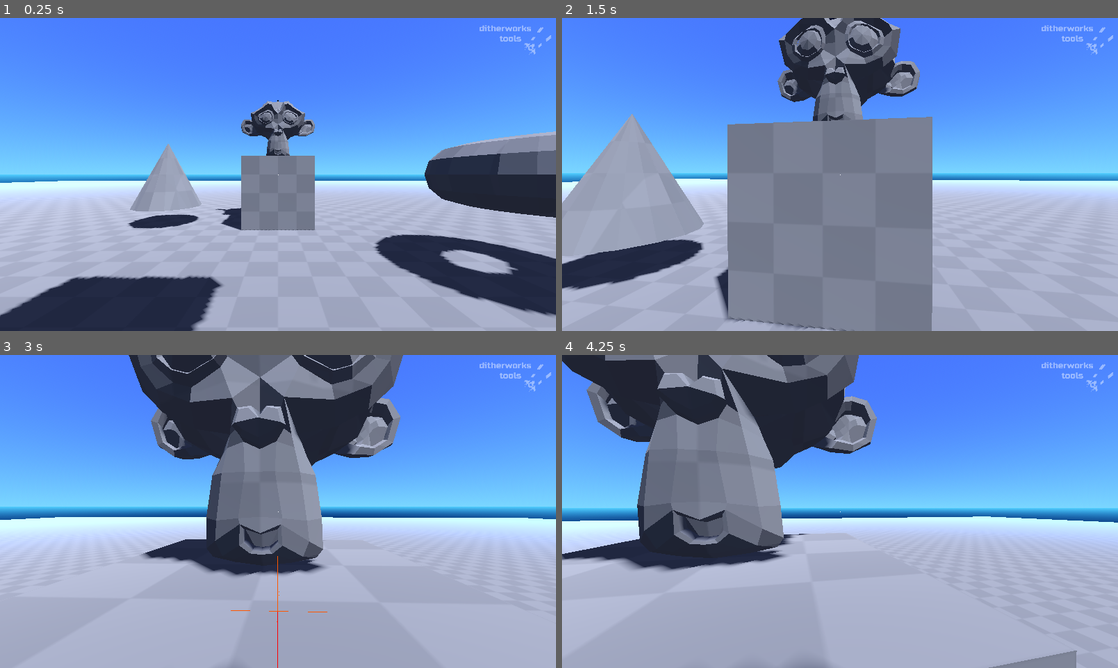
Above: before the commit, frames 1-4 (two rows, left to right).
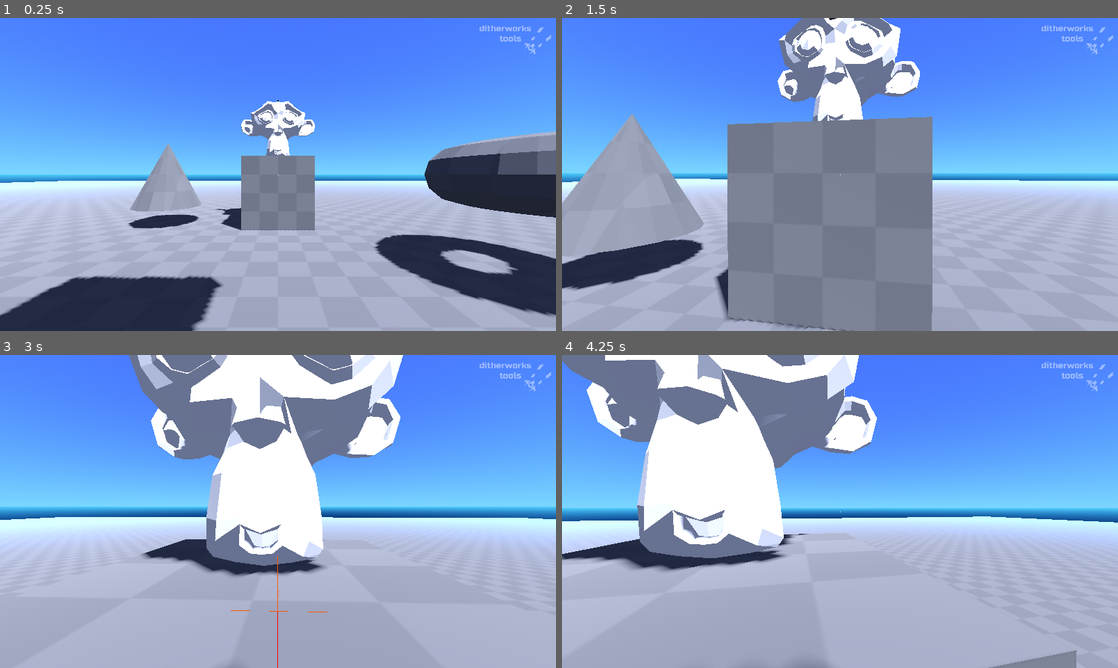
Above: after the commit, the same moments.

Repository: ditherworks/ditherworks_tools
Game: Godot game, scene res://demo/scenes/demo_world.tscn
Two runs of this game, one before a commit and one after it. Both use one fixed random seed, a clock stepped at 60 frames per second and the inputs below.
Inputs (mouse positions are in pixels of both pictures, inside the frame that each line leads up to):
- Up to frame 1 (0.25 s): no input
- Up to frame 2 (1.5 s): tap Enter at 0.5 s; move the mouse to (867, 174) at 0.52 s; hold W (move_forward) from 0.53 s (still down); click (867, 174) at 0.6 s; tap Space (jump) at 0.77 s; move the mouse to (812, 174) at 1.27 s; tap Q at 1.35 s
- Up to frame 3 (3 s): keep holding W (move_forward); tap Space (jump) at 1.52, 2.75 s; move the mouse to (289, 505) at 2.02 s; hold E 2.03-2.78 s; move the mouse to (272, 517) at 2.77 s; click (272, 517) at 2.85 s
- Up to frame 4 (4.25 s): keep holding W (move_forward); tap Space (jump) at 3.02, 3.77 s; move the mouse to (878, 514) at 3.52 s; hold Q from 3.53 s (still down)

The runs differ from the first frame. In frame 1, 1.4% of the frame differs, in the area x 43-57%, y 26-44%; in frame 2, 6.2%; in frame 3, 21%; in frame 4, 23%, in the area x 0-57%, y 0-65%.

Commit message:
misc
- extra util functions
- spawn root singleton
- elastic tracker node
- center origin node

Diff:
--- a/demo/scenes/demo_world.tscn
+++ b/demo/scenes/demo_world.tscn
@@ -5,7 +5,7 @@
 [ext_resource type="Script" path="res://demo/scripts/folder_3d.gd" id="3_1to0t"]
 [ext_resource type="PackedScene" uid="uid://5j01ivs0gas1" path="res://demo/models/shapes_cone.tscn" id="4_4dbg8"]
 [ext_resource type="PackedScene" uid="uid://8w24ph0vsuma" path="res://demo/models/shapes_torus.tscn" id="5_yo584"]
-[ext_resource type="PackedScene" uid="uid://b161qw6g3bm14" path="res://demo/models/shapes_monkey.tscn" id="6_3k84n"]
+[ext_resource type="PackedScene" uid="uid://b161qw6g3bm14" path="res://demo/models/shapes.blend" id="6_3k84n"]
 [ext_resource type="Script" path="res://health/health.gd" id="7_04iuv"]
 [ext_resource type="Script" path="res://health/hitbox.gd" id="8_u11ks"]
 [ext_resource type="Material" uid="uid://j8r223yo0m3c" path="res://demo/materials/grey.tres" id="9_q6lik"]
@@ -184,7 +184,6 @@
 
 [node name="Monkey" parent="Shapes" instance=ExtResource("6_3k84n")]
 transform = Transform3D(1, 0, 0, 0, 1, 0, 0, 0, 1, 0, 3, -7)
-surface_material_override/0 = ExtResource("2_uabkg")
 
 [node name="Dummy1" type="Node3D" parent="."]
 transform = Transform3D(1, 0, 0, 0, 1, 0, 0, 0, 1, -5, 0, 0)
--- /dev/null
+++ b/game/elastic_tracker.gd
@@ -0,0 +1,51 @@
+class_name ElasticTracker
+extends Marker3D
+
+
+# Signals
+# Enums
+# Constants
+# Members
+@export var _stiffness := 0.4
+@export var _friction := 0.6
+@export var _distance_limit := 4.0
+
+
+var _target_node : Node3D
+var _target_position : Vector3
+
+
+# Default Callbacks
+func _ready() -> void:
+	top_level = true
+
+
+func _physics_process(delta: float) -> void:
+	if _target_node:
+		_target_position = _target_node.global_position
+	global_position = _elastic_follow(global_position, _target_position, _stiffness, _friction)
+
+	var offset := global_position - _target_position
+	global_position = _target_position + offset.limit_length(_distance_limit)
+
+
+# Public Functions
+func set_target_node(node3D: Node3D) -> void:
+	_target_node = node3D
+
+
+func set_target_position(location : Vector3) -> void:
+	_target_position = location
+	_target_node = null
+
+
+func snap_to_target() -> void:
+	global_position = _target_node.global_position if _target_node else _target_position
+
+
+# Private Functions
+func _elastic_follow(start : Vector3, target : Vector3, stiffness : float, friction : float) -> Vector3:
+	var offset := target - start
+	var movement := offset * stiffness
+	movement -= (movement * friction)
+	return start + movement
--- /dev/null
+++ b/game/spawn_root.gd
@@ -0,0 +1,56 @@
+class_name SpawnRoot
+extends Node3D
+
+
+# Signals
+# Enums
+# Constants
+const DEFAULT_NAME := "Generic"
+
+
+# Members
+static var _instance : SpawnRoot
+
+
+# Default Callbacks
+# Public Functions
+static func parent_to_collection(node: Node3D, collection_name := DEFAULT_NAME) -> void:
+	var collection := get_collection(collection_name)
+
+	if node.get_parent():
+		node.reparent(collection)
+	else:
+		collection.add_child(node)
+
+
+static func clear_collection(collection_name := DEFAULT_NAME) -> void:
+	var collection := get_collection(collection_name)
+	if collection:
+		for child in collection.get_children():
+			child.queue_free()
+
+
+static func get_collection(collection_name := DEFAULT_NAME) -> Node3D:
+	var instance := _get_instance()
+
+	# return existing collection root node
+	for child in instance.get_children():
+		if child.name == collection_name:
+			return child
+
+	# create and return new collection root node
+	var collection := Node3D.new()
+	instance.add_child(collection)
+	collection.name = collection_name
+	return collection
+
+
+# Private Functions
+static func _get_instance() -> SpawnRoot:
+	# ensure we have a single instance and pass it back
+	if not _instance:
+		_instance = SpawnRoot.new()
+		_instance.name = "RootSpawns"
+		(Engine.get_main_loop() as SceneTree).root.add_child(_instance)
+
+	return _instance
--- a/game/utils.gd
+++ b/game/utils.gd
@@ -56,3 +56,24 @@
 		children = get_all_nodes(child, children)
 
 	return children
+
+
+static func restart_all_particles(parent: Node3D) -> void:
+	if parent is GPUParticles3D:
+		(parent as GPUParticles3D).restart()
+
+	for child in parent.get_children():
+		if child is GPUParticles3D:
+			(child as GPUParticles3D).restart()
+
+
+static func safe_look_at(node: Node3D, target: Vector3) -> void:
+	if node.global_position.is_equal_approx(target):
+		return
+
+	var dir := node.global_position.direction_to(target)
+	var up := Vector3.UP
+	if dir.normalized().is_equal_approx(Vector3.UP) or dir.normalized().is_equal_approx(Vector3.DOWN):
+		up = Vector3.FORWARD
+
+	node.look_at(target, up)
--- /dev/null
+++ b/import_scripts/center_origin.gd
@@ -0,0 +1,9 @@
+@tool
+extends EditorScenePostImport
+
+
+func _post_import(scene: Node) -> Object:
+	for node in scene.get_children():
+		node.position = Vector3.ZERO
+
+	return scene
--- a/project.godot
+++ b/project.godot
@@ -13,6 +13,7 @@
 config/name="ditherworks_tools"
 run/main_scene="res://demo/scenes/demo_world.tscn"
 config/features=PackedStringArray("4.3", "Forward Plus")
+run/max_fps=120
 run/delta_smoothing=false
 boot_splash/bg_color=Color(0, 0, 0, 1)
 boot_splash/show_image=false
Binary file added: checker.png
Not shown, added: checker.png.import
Not shown: 3 places in demo/models/shapes_cone.tscn that only renumber resources
Not shown: 3 places in demo/models/shapes_monkey.tscn that only renumber resources
Not shown: 3 places in demo/models/shapes_torus.tscn that only renumber resources
